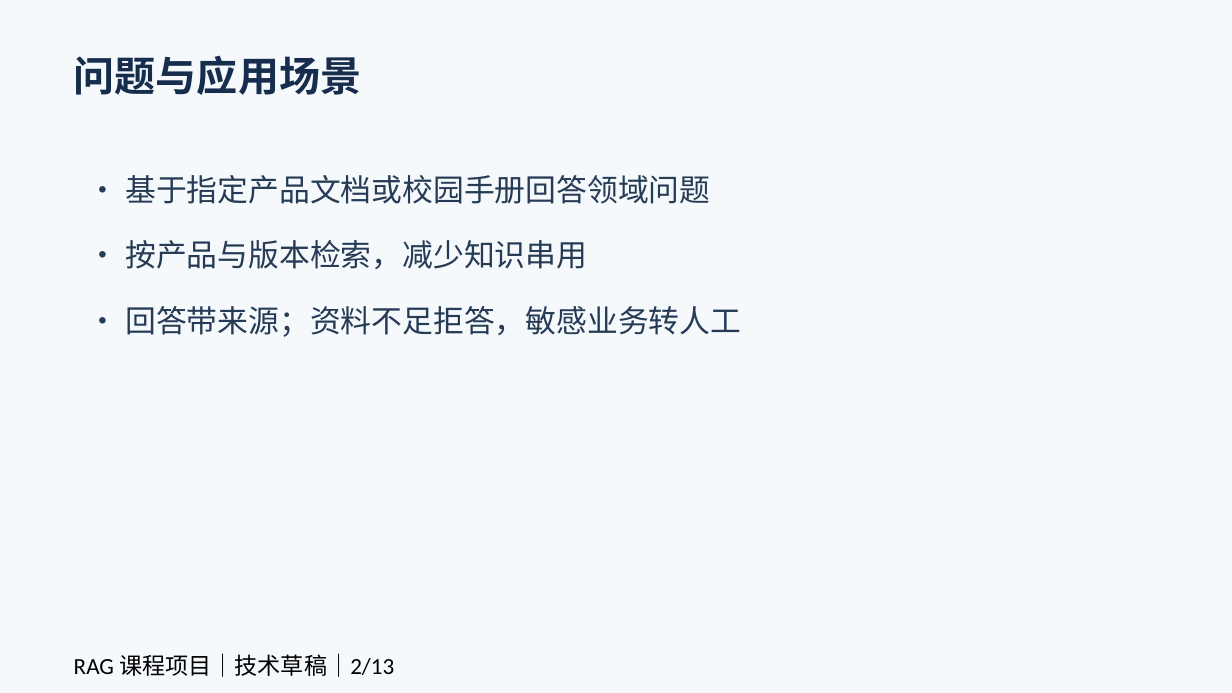
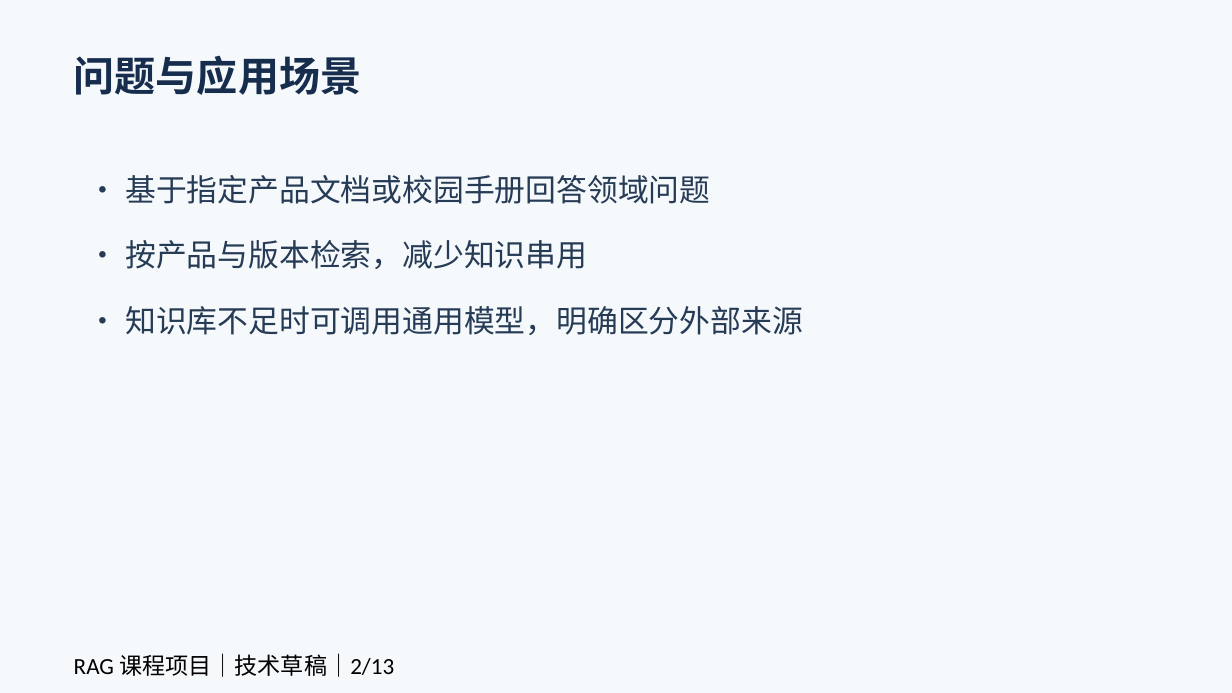
Before and after one commit to MichaelZYZ/ai-rag-product, a slide deck: slide 2 of docs/exports/课程演示_技术草稿.pptx. Drawn at 1232x693 pixels with LibreOffice and Linux fonts; fonts in the diff are those of the drawing. Boxes give left, top, right and bottom in pixels: in the first picture for what was removed or moved away, otherwise in the second. Text is boxed around its words. In the diff, an @@ line names an element or a change of style, - is before the commit and + after.

Commit message:
导入文件格式优化，不会回答的问题使用模型回答优化

```diff
--- a/docs/exports/课程演示_技术草稿.pptx
+++ b/docs/exports/课程演示_技术草稿.pptx
@@ text at (125, 306, 803, 335): text changed @@
-• 回答带来源；资料不足拒答，敏感业务转人工
+• 知识库不足时可调用通用模型，明确区分外部来源
```
Also in this commit, not shown: 1 other slide changed, 39 other files.
